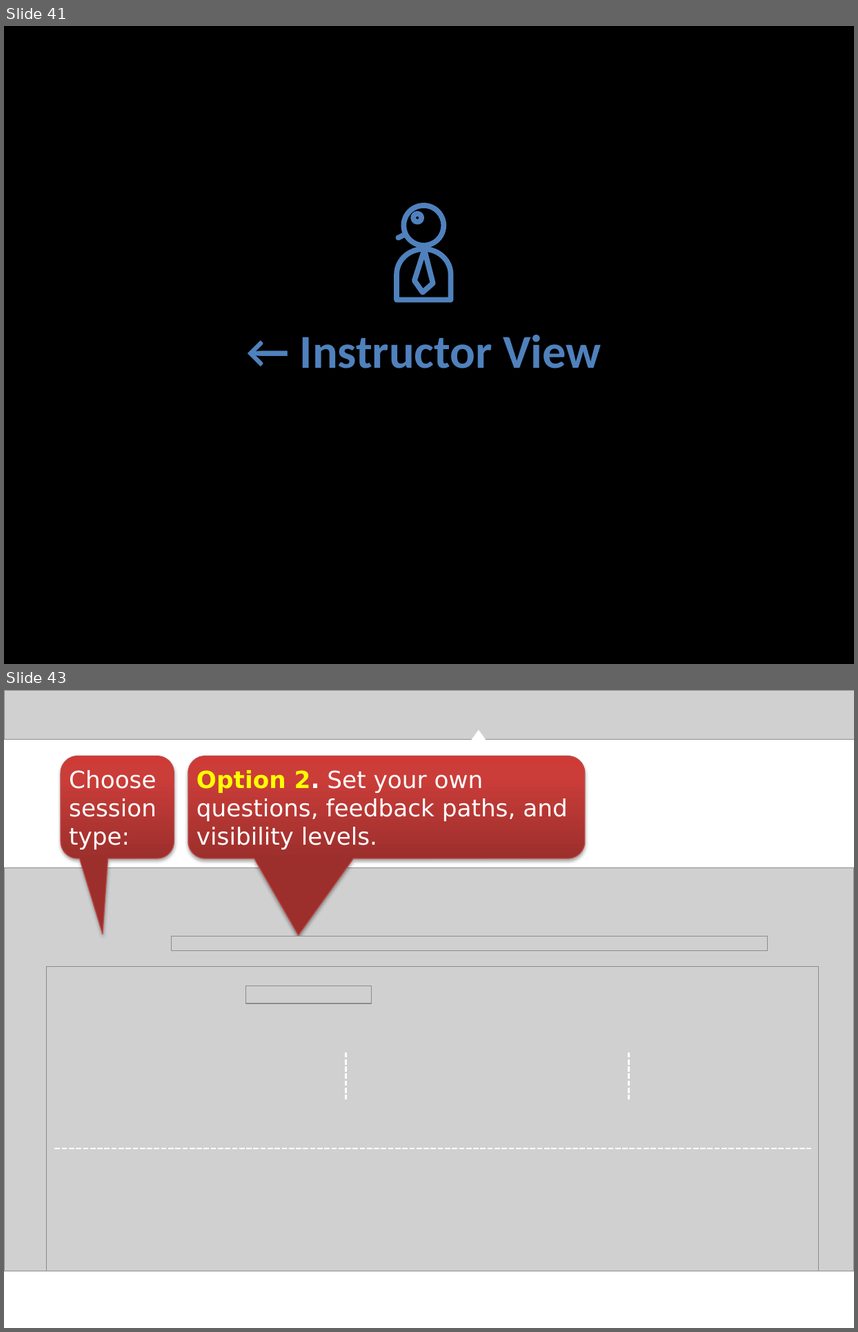
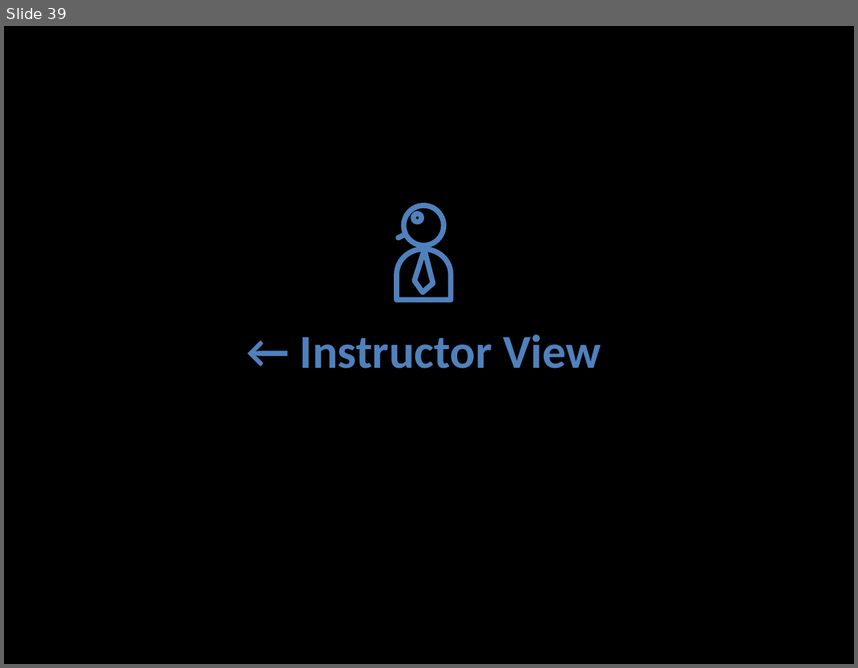
Before and after one commit to TEAMMATES/teammates, a slide deck: doc/video/video tour.pptx. Shown one above the other, each under a label of ours: slides 41 and 43 before the commit, slide 39 after it; the slides between them are not shown. The pictures are 858x1332 and 858x668 pixels, drawn with LibreOffice and Linux fonts; fonts in the diff are those of the drawing; grey boxes stand for pictures. Boxes give left, top, right and bottom in pixels: in the first picture for what was removed or moved away, otherwise in the second. Text is boxed around its words. In the diff, an @@ line names an element or a change of style, - is before the commit and + after.

```diff
--- a/doc/video/video tour.pptx
+++ b/doc/video/video tour.pptx
@@ slide 43 removed at <box>4,690,854,1328</box>, background #FFFFFF @@
@@ picture removed at <box>4,690,854,739</box> @@
@@ triangle removed at <box>472,730,486,739</box> @@
@@ rounded speech box removed at <box>61,756,174,859</box> @@
-Choose session type:
@@ rounded speech box removed at <box>188,756,586,859</box> @@
-Option 2. Set your own questions, feedback paths, and visibility levels.
@@ picture removed at <box>4,867,854,1270</box> @@
@@ picture removed at <box>172,936,767,951</box> @@
@@ group removed at <box>47,966,818,1270</box>: 3 lines, 2 pictures @@
@@ what was slide 41 is now slide 39 @@
```
Also in this commit, not shown: 18 slides changed, 21 slides added, 28 other slides removed.
